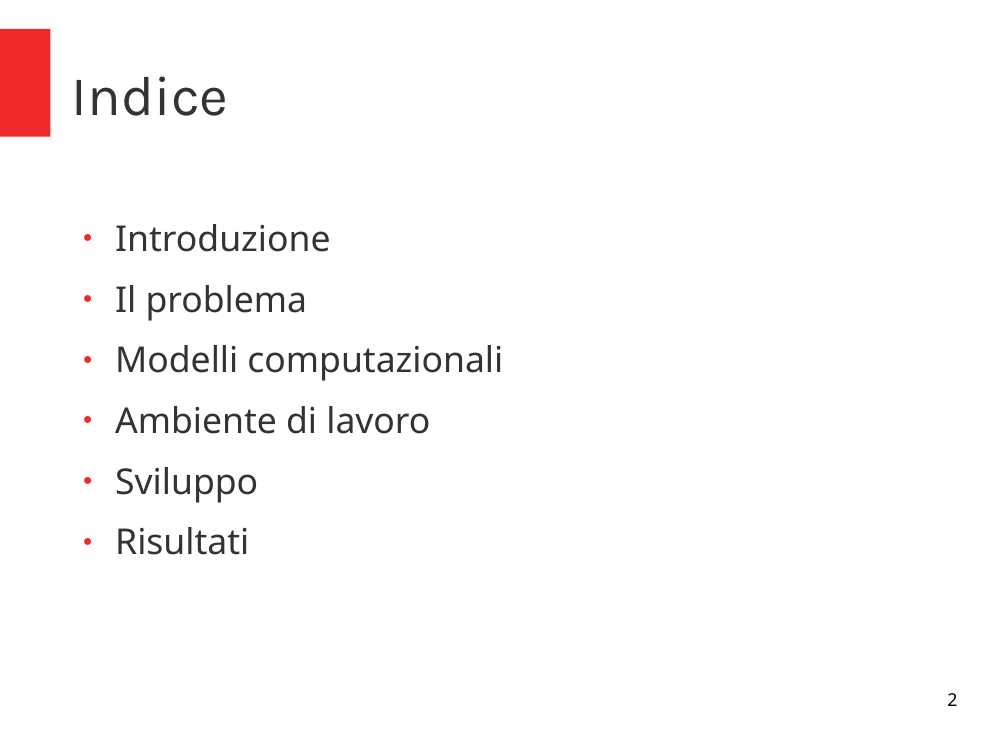
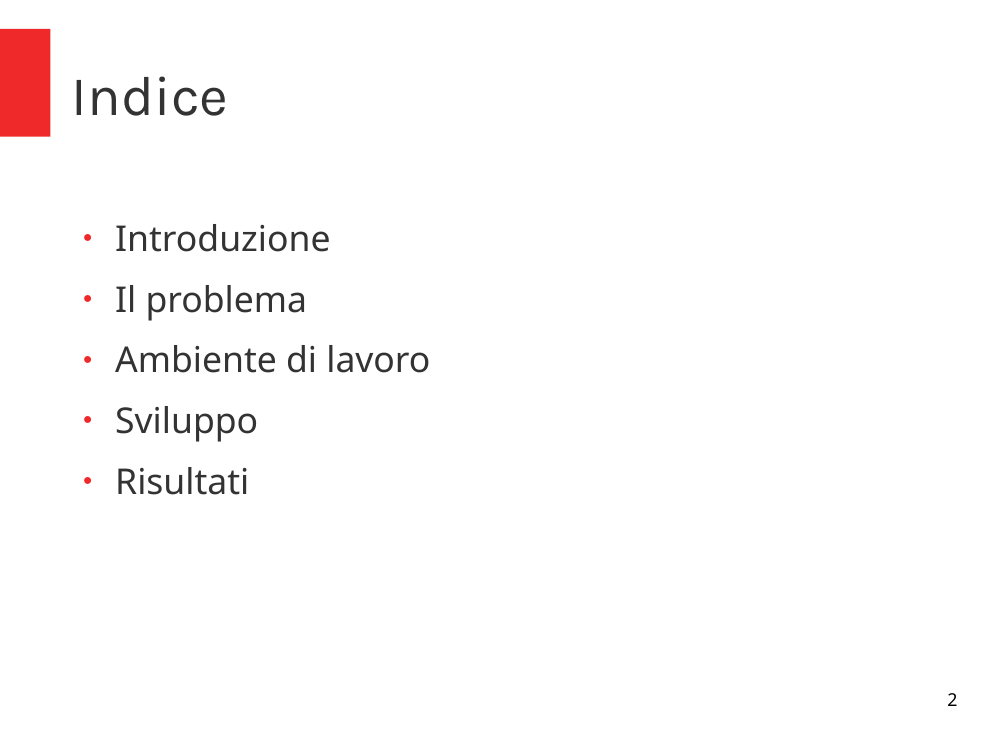
Before and after one commit to micheleFraccaroli/Progetto_IA, a slide deck: slide 2 of Presentazione/Press.odp. Drawn at 1008x756 pixels with LibreOffice and Linux fonts; fonts in the diff are those of the drawing. Boxes give left, top, right and bottom in pixels: in the first picture for what was removed or moved away, otherwise in the second. Text is boxed around its words. In the diff, an @@ line names an element or a change of style, - is before the commit and + after.

```diff
--- a/Presentazione/Press.odp
+++ b/Presentazione/Press.odp
@@ text at (115, 345, 503, 381): paragraph removed @@
-● Modelli computazionali
```
Also in this commit, not shown: 7 other slides changed, 1 slide added, 7 slides removed, 2 other files.
